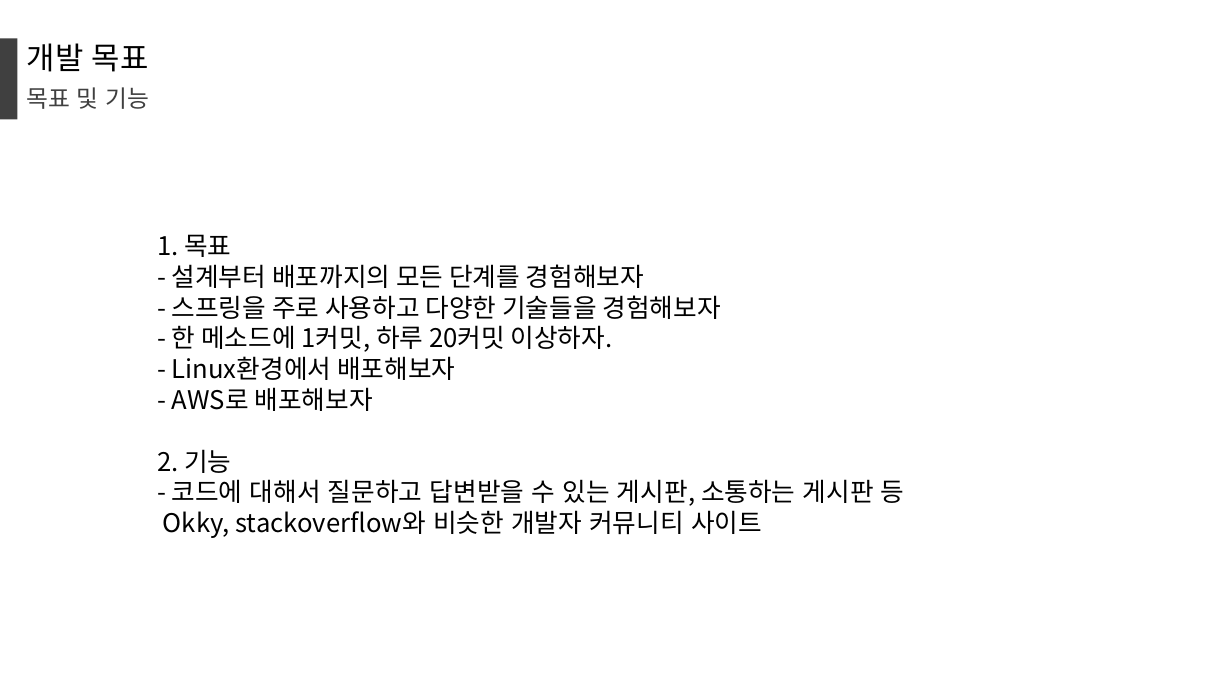
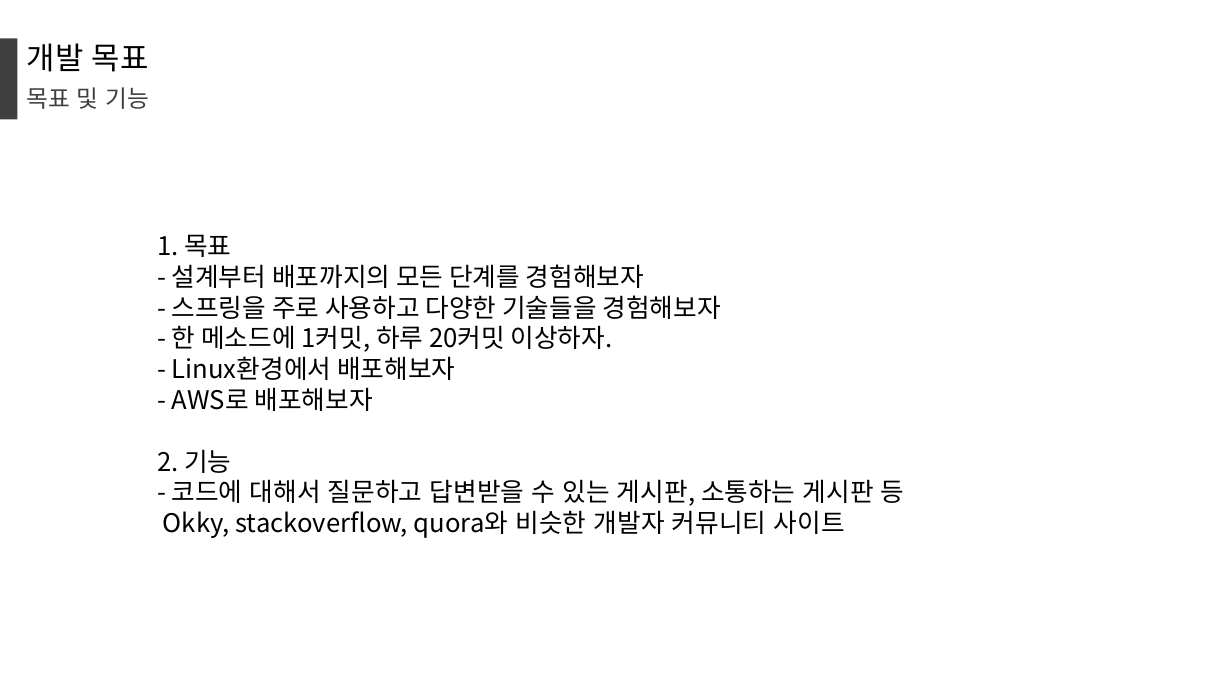
Before and after one commit to Berea96/Dokky, a slide deck: slide 3 of 제안서/개인프로젝트_Dokky_김규정.pptx. Drawn at 1232x693 pixels with LibreOffice and Linux fonts; fonts in the diff are those of the drawing. Boxes give left, top, right and bottom in pixels: in the first picture for what was removed or moved away, otherwise in the second. Text is boxed around its words. In the diff, an @@ line names an element or a change of style, - is before the commit and + after.

```diff
--- a/제안서/개인프로젝트_Dokky_김규정.pptx
+++ b/제안서/개인프로젝트_Dokky_김규정.pptx
@@ text at [163,510,845,538]: text changed @@
-Okky, stackoverflow와 비슷한 개발자 커뮤니티 사이트
+Okky, stackoverflow, quora와 비슷한 개발자 커뮤니티 사이트
```
Also in this commit, not shown: 23 other files.
